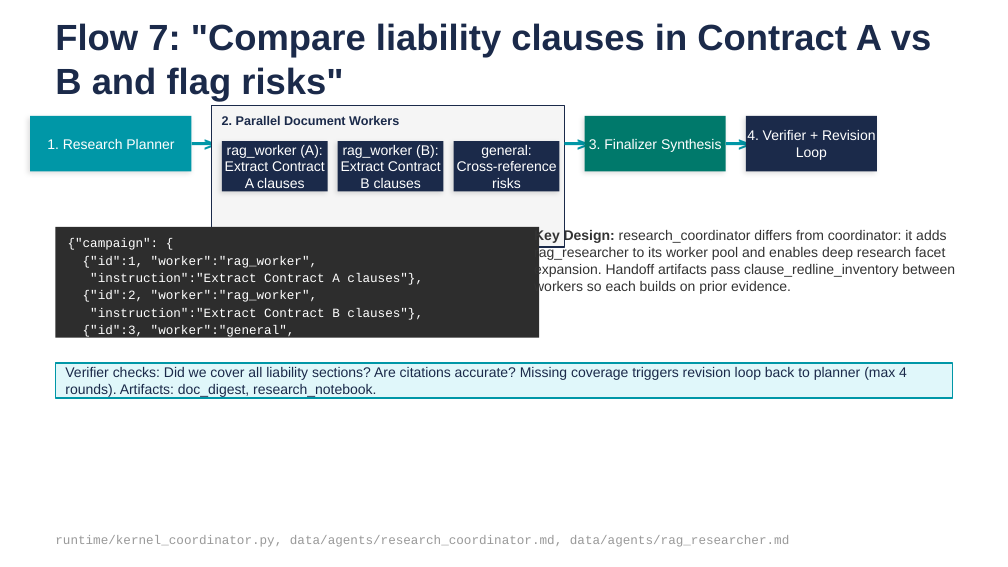
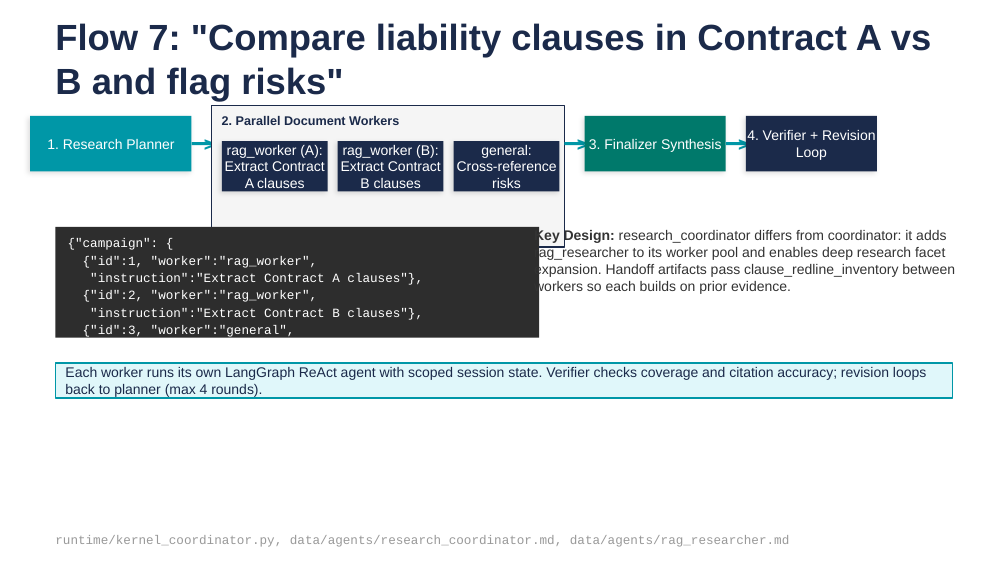
Before and after one commit to browntitan/Agent_Harness, a slide deck: slide 37 of powerpoint/agentic_chatbot_v3_leadership_v2.pptx (slide 36 before the commit). Drawn at 1008x567 pixels with LibreOffice and Linux fonts; fonts in the diff are those of the drawing. Boxes give left, top, right and bottom in pixels: in the first picture for what was removed or moved away, otherwise in the second. Text is boxed around its words. In the diff, an @@ line names an element or a change of style, - is before the commit and + after.

```diff
--- a/powerpoint/agentic_chatbot_v3_leadership_v2.pptx
+++ b/powerpoint/agentic_chatbot_v3_leadership_v2.pptx
@@ text at (65, 367, 926, 398): text changed @@
-Verifier checks: Did we cover all liability sections? Are citations accurate? Missing coverage triggers revision loop back to planner (max 4 rounds). Artifacts: doc_digest, research_notebook.
+Each worker runs its own LangGraph ReAct agent with scoped session state. Verifier checks coverage and citation accuracy; revision loops back to planner (max 4 rounds).
```
Also in this commit, not shown: 10 other slides changed, 1 slide added, 44 other files.
